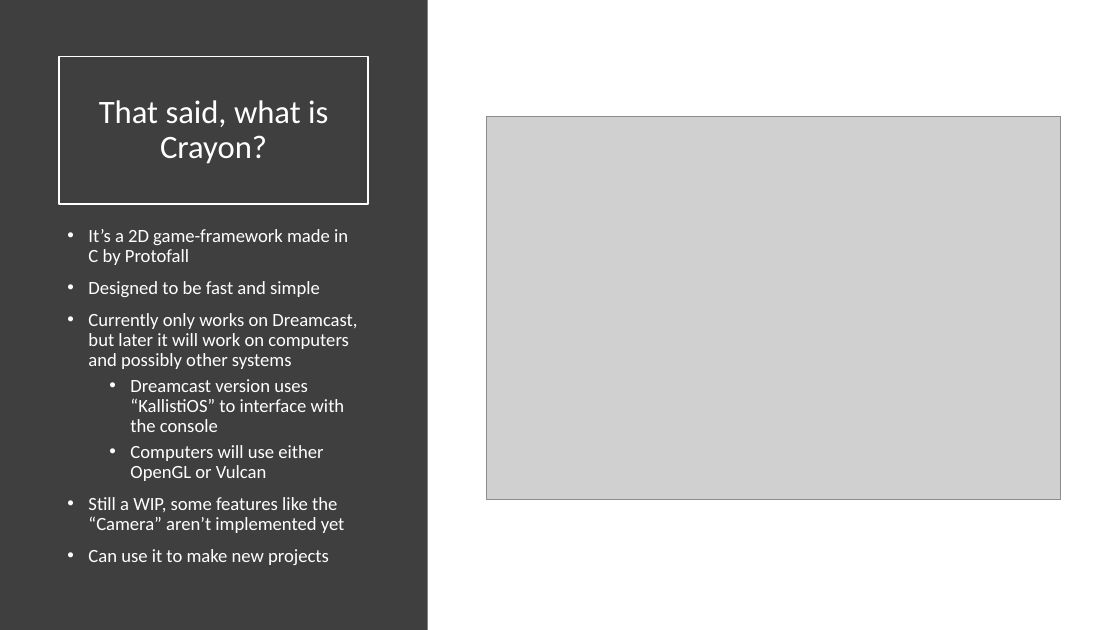
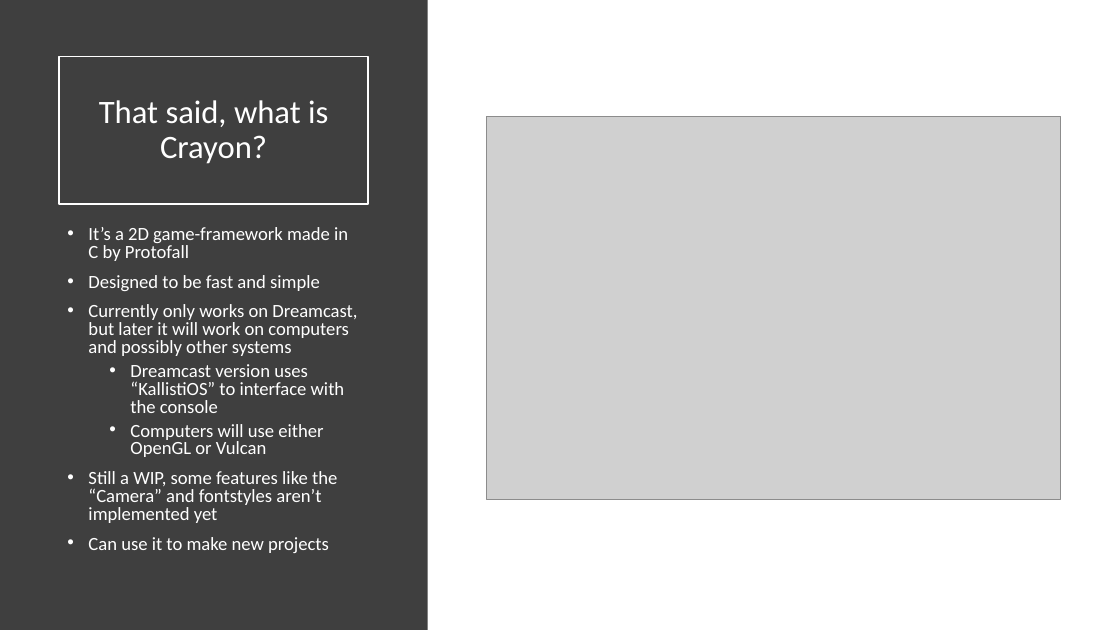
Before and after one commit to Protofall/Crayon-Game-Framework, a slide deck: slide 5 of Documentation/About-DC-and-Crayon.pptx. Drawn at 1120x630 pixels with LibreOffice and Linux fonts; fonts in the diff are those of the drawing; grey boxes stand for pictures. Boxes give left, top, right and bottom in pixels: in the first picture for what was removed or moved away, otherwise in the second. Text is boxed around its words. In the diff, an @@ line names an element or a change of style, - is before the commit and + after.

```diff
--- a/Documentation/About-DC-and-Crayon.pptx
+++ b/Documentation/About-DC-and-Crayon.pptx
@@ text at (x1=88, y1=227, x2=357, y2=553): line spacing 0.9 to 0.8 @@
@@ text at (x1=88, y1=471, x2=337, y2=523): text changed @@
-• Still a WIP, some features like the “Camera” aren’t implemented yet
+• Still a WIP, some features like the “Camera” and fontstyles aren’t implemented yet
```
Also in this commit, not shown: 1 other slide changed, 2 slides added, 1 other file.
